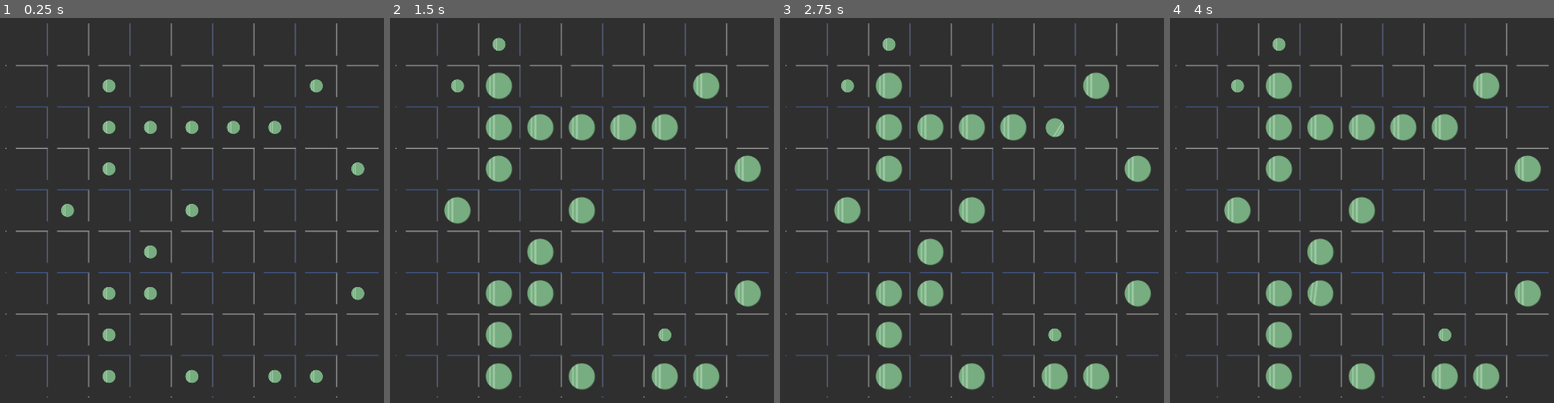
Above: before the commit, frames 1-4 (left to right).
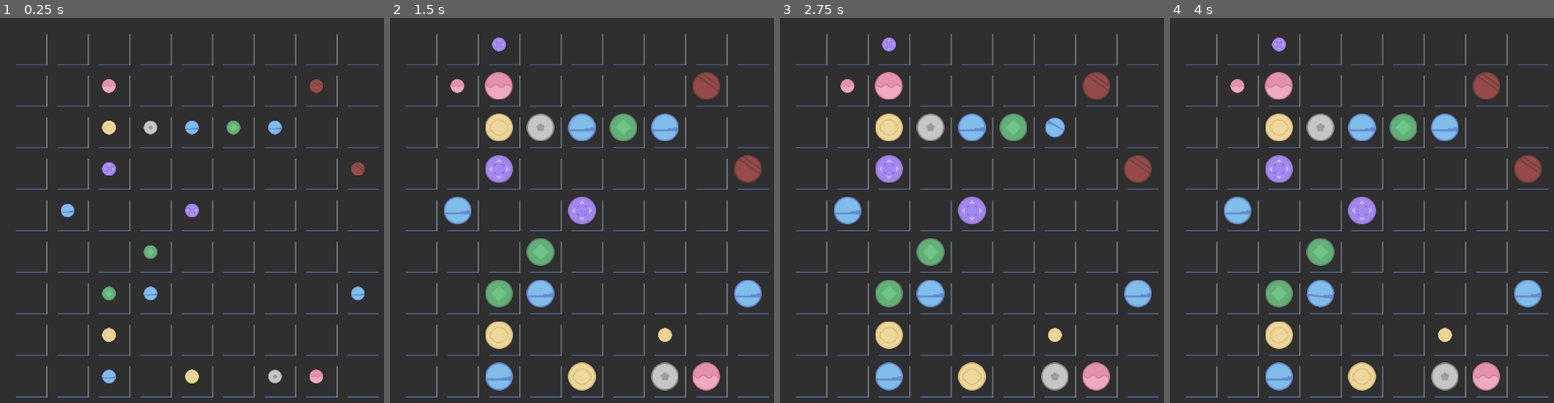
Above: after the commit, the same moments.

Repository: hangduykhiem/Simpline
Game: Godot game, scene res://GameBoard.tscn
The game is run twice, just before and just after one commit, with the same random seed, the same clock (stepped at 60 frames per second) and the same inputs.
Inputs (mouse positions are in pixels of both pictures, inside the frame that each line leads up to):
- Up to frame 1 (0.25 s): no input
- Up to frame 2 (1.5 s): move the mouse to (739, 191) at 0.52 s; click (739, 191) at 0.67 s; tap Enter at 1.25 s; move the mouse to (439, 229) at 1.27 s; click (439, 229) at 1.42 s
- Up to frame 3 (2.75 s): tap Space at 2 s; move the mouse to (1041, 118) at 2.02 s; click (1041, 118) at 2.17 s
- Up to frame 4 (4 s): move the mouse to (1327, 295) at 2.77 s; click (1327, 295) at 2.92 s; move the mouse to (outside the picture) at 3.52 s; click (outside the picture) at 3.67 s

The runs differ from the first frame. In frame 1, 7.4% of the frame differs, in the area x 1-99%, y 1-99%; in frame 2, 13%; in frame 3, 13%; in frame 4, 13%.

Commit message:
Update ball color

Diff:
--- a/GameBoard.gd
+++ b/GameBoard.gd
@@ -64,7 +64,7 @@
             x = _rng.randi_range(0,8)
             y = _rng.randi_range(0,8)
 
-        var color = _rng.randi_range(0,0)
+        var color = _rng.randi_range(0,6)
         var ball = Ball.instance()
         ball.color = color
         ball.position = _calculate_center_position(x, y)
@@ -90,7 +90,7 @@
             x = _rng.randi_range(0,8)
             y = _rng.randi_range(0,8)
 
-        var color = _rng.randi_range(0,0)
+        var color = _rng.randi_range(0,6)
         var ball = Ball.instance()
         ball.color = color
         ball.position = _calculate_center_position(x, y)
Binary file changed: asset/Grid.png
Not shown, changed: asset/Grid.png.import
Binary file changed: asset/blue.png
Binary file changed: asset/gray.png
Binary file changed: asset/green.png
Binary file changed: asset/pink.png
Binary file changed: asset/purple.png
Binary file changed: asset/red.png
Binary file changed: asset/yellow.png
